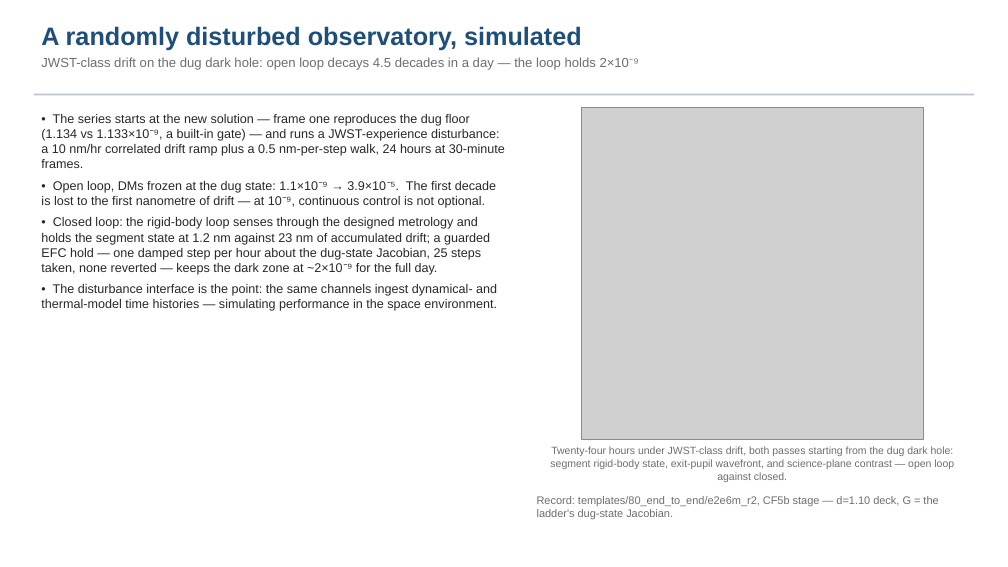
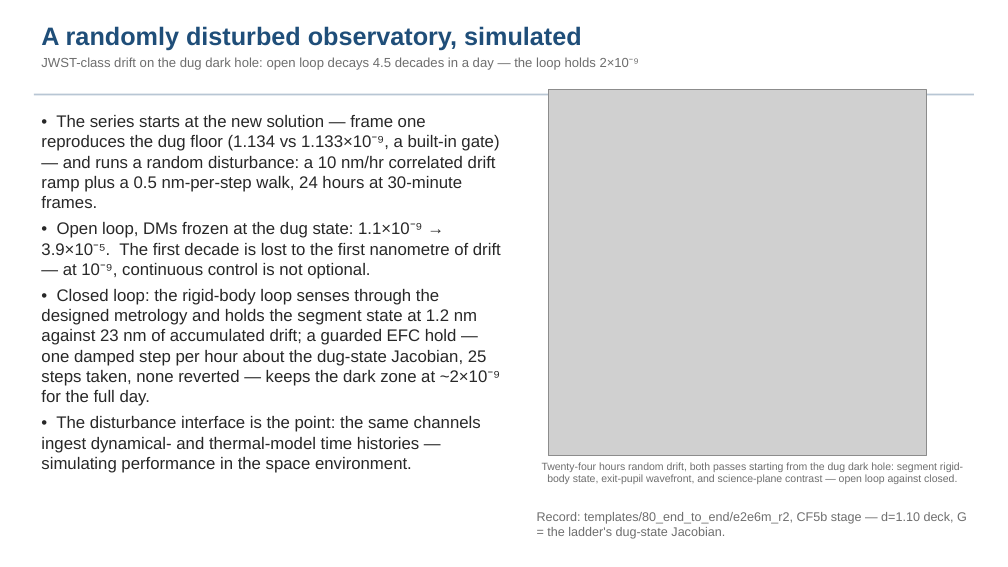
Before and after one commit to nasa-jpl/macos, a slide deck: slide 29 of demo_session/baseline_pass3.pptx. Drawn at 1008x567 pixels with LibreOffice and Linux fonts; fonts in the diff are those of the drawing; grey boxes stand for pictures. Boxes give left, top, right and bottom in pixels: in the first picture for what was removed or moved away, otherwise in the second. Text is boxed around its words. In the diff, an @@ line names an element or a change of style, - is before the commit and + after.

```diff
--- a/demo_session/baseline_pass3.pptx
+++ b/demo_session/baseline_pass3.pptx
@@ picture: place and size @@
-picture at [582,107,923,439]
+picture at [548,89,926,456]
@@ text at [41,115,499,208]: text changed; size 12 to 16 pt @@
-• The series starts at the new solution — frame one reproduces the dug floor (1.134 vs 1.133×10⁻⁹, a built-in gate) — and runs a JWST-experience disturbance: a 10 nm/hr correlated drift ramp plus a 0.5 nm-per-step walk, 24 hours at 30-minute frames.
+• The series starts at the new solution — frame one reproduces the dug floor (1.134 vs 1.133×10⁻⁹, a built-in gate) — and runs a random disturbance: a 10 nm/hr correlated drift ramp plus a 0.5 nm-per-step walk, 24 hours at 30-minute frames.
@@ text at [41,222,501,473]: size 12 to 16 pt in "• Open loop, DMs frozen at the ...", "• Closed loop: the rigid-body loop senses ...", "• The disturbance interface is the point: ..." @@
@@ text at [542,462,963,484]: text changed @@
-Twenty-four hours under JWST-class drift, both passes starting from the dug dark hole: segment rigid-body state, exit-pupil wavefront, and science-plane contrast — open loop against closed.
+Twenty-four hours random drift, both passes starting from the dug dark hole: segment rigid-body state, exit-pupil wavefront, and science-plane contrast — open loop against closed.
@@ text "Record: templates/80_end_to_end/e2e6m_r2, CF5b stage — ...": place and size @@
-text "Record: templates/80_end_to_end/e2e6m_r2, CF5b stage — ..." at [537,496,938,519]
+text "Record: templates/80_end_to_end/e2e6m_r2, CF5b stage — ..." at [537,512,967,539]
@@ text "Record: templates/80_end_to_end/e2e6m_r2, CF5b stage — ..." at [537,512,967,539]: size 10.5 to 12 pt @@
```
Also in this commit, not shown: 5 other slides changed, 5 other files.
